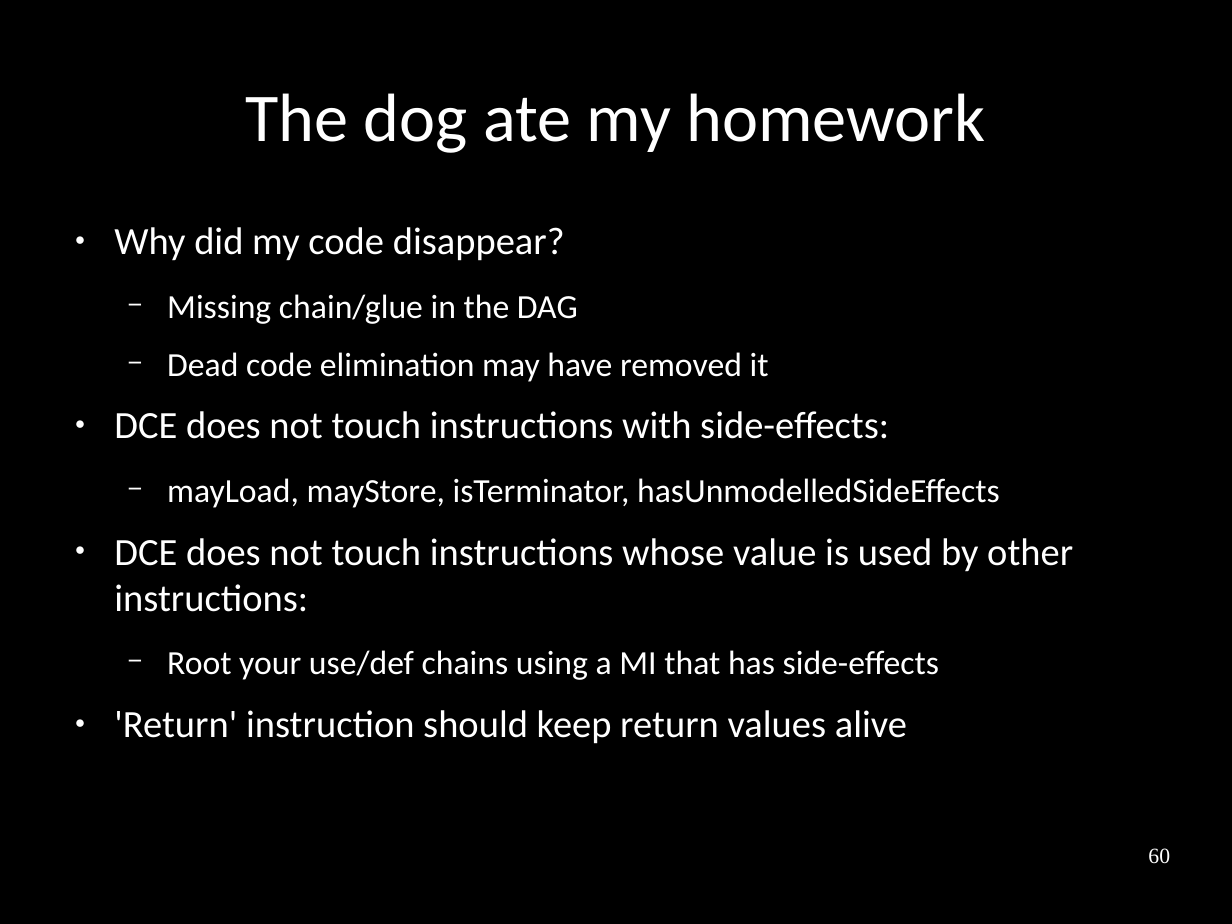
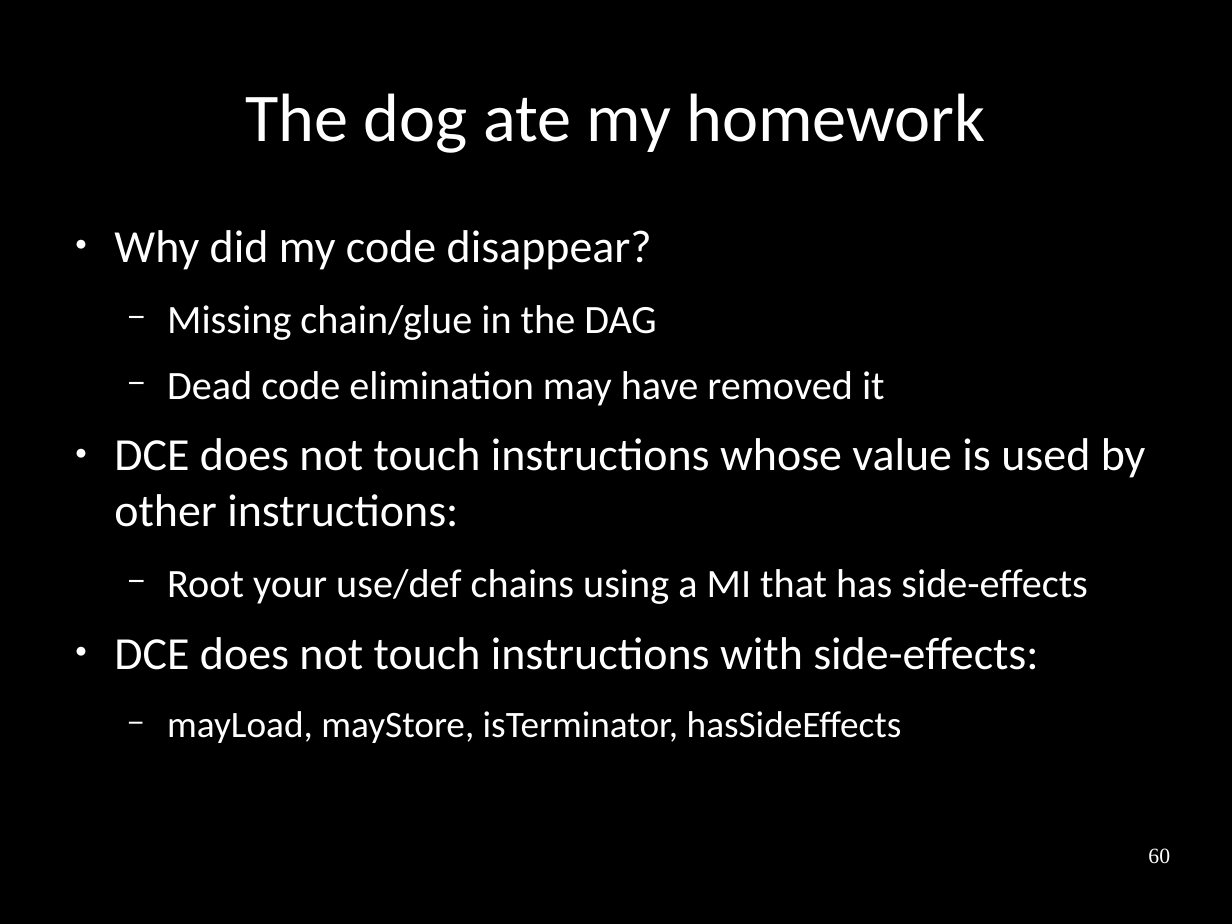
Before and after one commit to frasercrmck/llvm-leg, a slide deck: slide 60 of docs/Codeplay/Slides.odp. Drawn at 1232x924 pixels with LibreOffice and Linux fonts; fonts in the diff are those of the drawing. Boxes give left, top, right and bottom in pixels: in the first picture for what was removed or moved away, otherwise in the second. Text is boxed around its words. In the diff, an @@ line names an element or a change of style, - is before the commit and + after.

Commit message:
Few tweaks to debugging slides.

```diff
--- a/docs/Codeplay/Slides.odp
+++ b/docs/Codeplay/Slides.odp
@@ text at (114,230,1146,604): size 24.8 to 29.6 pt in "Why did my code disappear?", "DCE does not touch instructions whose value ..."; size 21.7 to 25.9 pt in "Missing chain/glue in the DAG", "Dead code elimination may have removed it", "Root your use/def chains using a MI ..." @@
@@ text at (114,411,889,439): paragraphs removed @@
-● DCE does not touch instructions with side-effects:
-  − mayLoad, mayStore, isTerminator, hasUnmodelledSideEffects
@@ text at (114,637,1038,743): text changed; size 24.8 to 29.6 pt @@
-● 'Return' instruction should keep return values alive
+● DCE does not touch instructions with side-effects:
+  − mayLoad, mayStore, isTerminator, hasSideEffects
```
